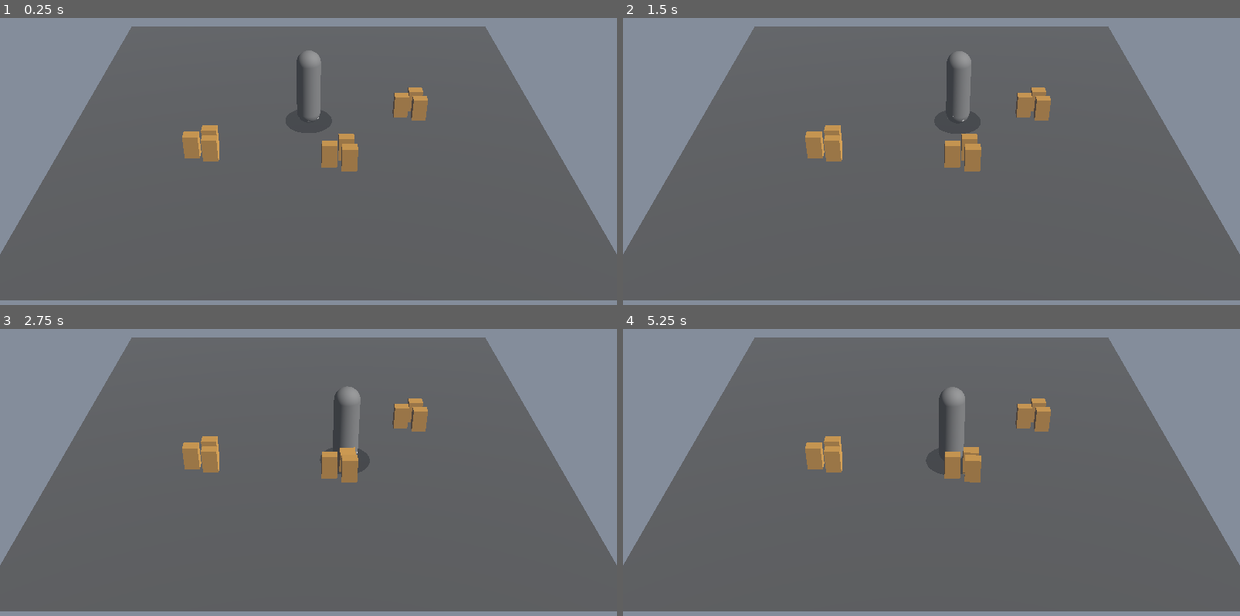
Above: before the commit, frames 1-4 (two rows, left to right).
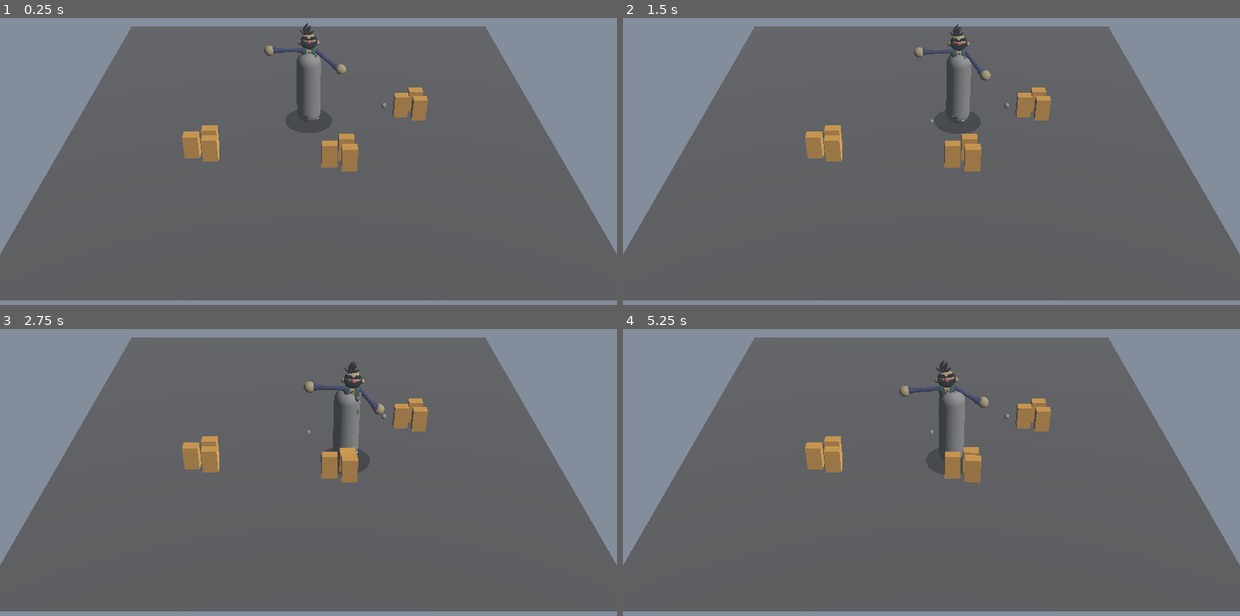
Above: after the commit, the same moments.

Repository: JulienKaspar/godot-wild-jam-88
Game: Godot game, scene res://Levels/Gyms/lvl_player_parkour.tscn
Two runs of this game, one before a commit and one after it. Both use one fixed random seed, a clock stepped at 60 frames per second and the inputs below.
Inputs:
- Up to frame 1 (0.25 s): no input
- Up to frame 2 (1.5 s): hold D (move_right) 0.53-1.28 s; hold S (move_back) from 1.28 s (still down)
- Up to frame 3 (2.75 s): release S (move_back) at 2.03 s; hold D (move_right) from 2.03 s (still down)
- Up to frame 4 (5.25 s): release D (move_right) at 2.78 s; hold W (move_forward) 2.78-3.53 s; hold A (move_left) 3.53-5.03 s; hold S (move_back) from 5.03 s (still down)

The runs differ from the first frame. In frame 1, 0.4% of the frame differs, in the area x 42-63%, y 1-35%; in frame 2, 0.4%; in frame 3, 0.5%, in the area x 49-63%, y 11-37%; in frame 4, 0.5%.

Commit message:
Add Drunk character and left arm IK

Diff:
--- /dev/null
+++ b/Characters/Player/logic/player.gd
@@ -0,0 +1,12 @@
+extends Node3D
+
+@onready var player_armature: Node3D = $PlayerBody/PlayerArmature
+@onready var upper_body_pivot: Node3D = $PlayerController/RigidBally3D/upper_body_pivot
+
+# Called when the node enters the scene tree for the first time.
+func _ready() -> void:
+	pass # Replace with function body.
+
+# Called every frame. 'delta' is the elapsed time since the previous frame.
+func _process(delta: float) -> void:
+	player_armature.global_transform = upper_body_pivot.global_transform
--- /dev/null
+++ b/Characters/Player/logic/player_armature.gd
@@ -0,0 +1,20 @@
+@tool
+
+extends Node3D
+
+@onready var player_body: Node3D = $".."
+@onready var skeleton_3d: Skeleton3D = $Armature/Skeleton3D
+
+# Called when the node enters the scene tree for the first time.
+func _ready() -> void:
+	# Setup IK for left arm
+	var left_arm_ik = SkeletonIK3D.new()
+	left_arm_ik.root_bone = "Arm_L"
+	left_arm_ik.tip_bone = "Hand_L"
+	left_arm_ik.target_node = player_body.left_hand_target.get_path()
+	left_arm_ik.start()
+	skeleton_3d.add_child(left_arm_ik)
+
+# Called every frame. 'delta' is the elapsed time since the previous frame.
+func _process(delta: float) -> void:
+	pass
--- /dev/null
+++ b/Characters/Player/logic/player_body.gd
@@ -0,0 +1,12 @@
+extends Node3D
+
+@export var left_hand_target: Node3D
+
+# Called when the node enters the scene tree for the first time.
+func _ready() -> void:
+	pass # Replace with function body.
+
+
+# Called every frame. 'delta' is the elapsed time since the previous frame.
+func _process(delta: float) -> void:
+	pass
--- a/Characters/Player/player.tscn
+++ b/Characters/Player/player.tscn
@@ -1,10 +1,36 @@
-[gd_scene load_steps=3 format=3 uid="uid://cqjqmhnbk3ssj"]
+[gd_scene load_steps=6 format=3 uid="uid://cqjqmhnbk3ssj"]
 
 [ext_resource type="PackedScene" uid="uid://cx2qst5txs1af" path="res://Characters/Player/player_controller.tscn" id="1_j341n"]
 [ext_resource type="PackedScene" uid="uid://b86lbtpyigxs5" path="res://Characters/Player/player_body.tscn" id="2_cue0d"]
+[ext_resource type="Script" uid="uid://cw4emr5i7rkes" path="res://Characters/Player/logic/player.gd" id="3_cue0d"]
+
+[sub_resource type="SphereMesh" id="SphereMesh_cue0d"]
+radius = 0.05
+height = 0.1
+
+[sub_resource type="SphereMesh" id="SphereMesh_bqsbk"]
+radius = 0.05
+height = 0.1
 
 [node name="Player" type="Node3D"]
+script = ExtResource("3_cue0d")
 
 [node name="PlayerController" parent="." instance=ExtResource("1_j341n")]
 
-[node name="PlayerBody" parent="PlayerController" instance=ExtResource("2_cue0d")]
+[node name="PlayerBody" parent="." node_paths=PackedStringArray("left_hand_target") instance=ExtResource("2_cue0d")]
+left_hand_target = NodePath("../LeftHandTarget")
+
+[node name="LeftHandTarget" type="Node3D" parent="."]
+transform = Transform3D(1, 0, 0, 0, 1, 0, 0, 0, 1, 1.4582014, 1, 1)
+top_level = true
+
+[node name="MeshInstance3D" type="MeshInstance3D" parent="LeftHandTarget"]
+mesh = SubResource("SphereMesh_cue0d")
+
+[node name="RightHandTarget" type="Node3D" parent="."]
+top_level = true
+
+[node name="MeshInstance3D" type="MeshInstance3D" parent="RightHandTarget"]
+mesh = SubResource("SphereMesh_bqsbk")
+
+[editable path="PlayerController"]
--- a/Characters/Player/player_body.tscn
+++ b/Characters/Player/player_body.tscn
@@ -1,11 +1,17 @@
-[gd_scene format=3 uid="uid://b86lbtpyigxs5"]
+[gd_scene load_steps=4 format=3 uid="uid://b86lbtpyigxs5"]
+
+[ext_resource type="Script" path="res://Characters/Player/logic/player_body.gd" id="1_codw7"]
+[ext_resource type="PackedScene" uid="uid://wfy3mktwjjp1" path="res://Assets/Characters/Drunk/drunk.gltf" id="1_wnhn1"]
+[ext_resource type="Script" path="res://Characters/Player/logic/player_armature.gd" id="2_codw7"]
 
 [node name="PlayerBody" type="Node3D"]
+script = ExtResource("1_codw7")
 
-[node name="Skeleton3D" type="Skeleton3D" parent="."]
-
-[node name="SkeletonIK3D" type="SkeletonIK3D" parent="Skeleton3D"]
+[node name="PlayerArmature" parent="." instance=ExtResource("1_wnhn1")]
+script = ExtResource("2_codw7")
 
 [node name="RayCast3D" type="RayCast3D" parent="."]
 
 [node name="SpringArm3D" type="SpringArm3D" parent="."]
+
+[editable path="PlayerArmature"]
--- a/Characters/Player/player_controller.tscn
+++ b/Characters/Player/player_controller.tscn
@@ -47,6 +47,7 @@
 mesh = SubResource("SphereMesh_jkj6u")
 
 [node name="upper_body_pivot" type="Node3D" parent="RigidBally3D"]
+unique_name_in_owner = true
 
 [node name="MeshInstance3D" type="MeshInstance3D" parent="RigidBally3D/upper_body_pivot"]
 transform = Transform3D(1, 0, 0, 0, 1, 0, 0, 0, 1, 0, 0.5899879, 0)
Not shown, added: Characters/Player/logic/player.gd.uid
Not shown, added: Characters/Player/logic/player_armature.gd.uid
Not shown, added: Characters/Player/logic/player_body.gd.uid
